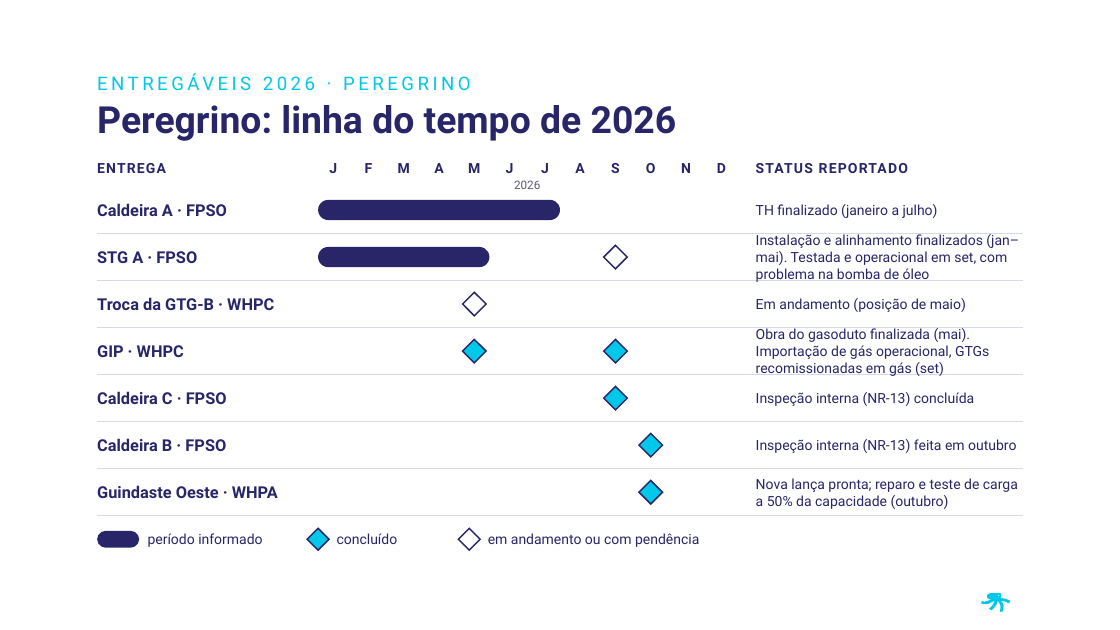
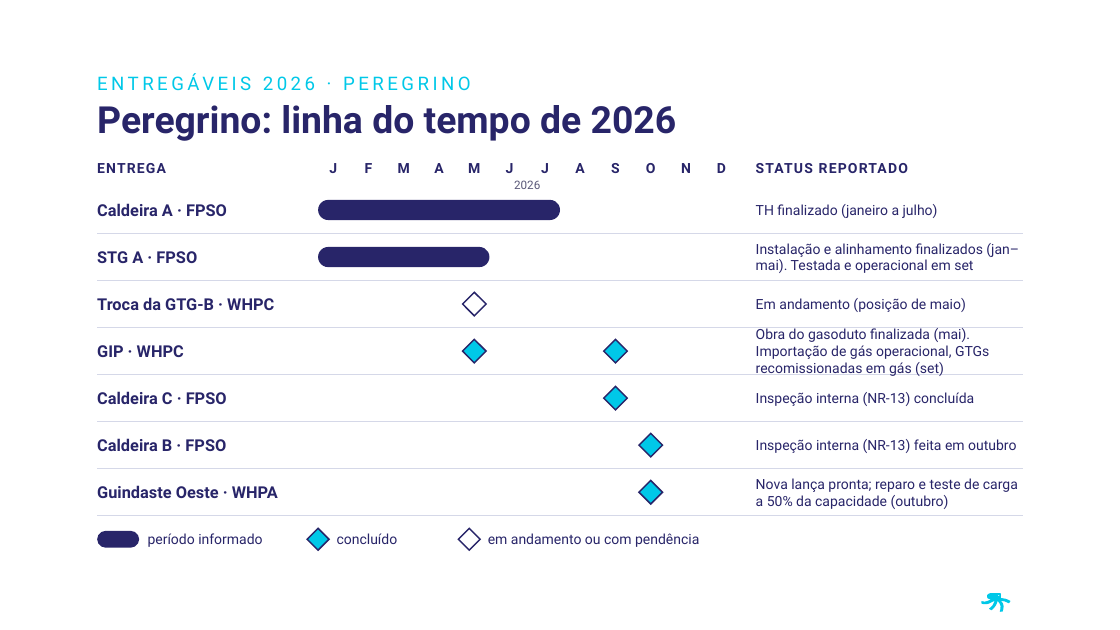
Before and after one commit to LucasRibaas/Planejamento, a slide deck: slide 7 of Investor_Day_PRIO_2026.pptx. Drawn at 1120x630 pixels with LibreOffice and Linux fonts; fonts in the diff are those of the drawing; background and template pictures are left out. Boxes give left, top, right and bottom in pixels: in the first picture for what was removed or moved away, otherwise in the second. Text is boxed around its words. In the diff, an @@ line names an element or a change of style, - is before the commit and + after.

```diff
--- a/Investor_Day_PRIO_2026.pptx
+++ b/Investor_Day_PRIO_2026.pptx
@@ diamond removed at box(604, 245, 628, 269) @@
@@ text at box(756, 243, 1019, 273): text changed @@
-Instalação e alinhamento finalizados (jan–mai). Testada e operacional em set, com problema na bomba de óleo
+Instalação e alinhamento finalizados (jan–mai). Testada e operacional em set
```
Also in this commit, not shown: 1 other slide changed.
